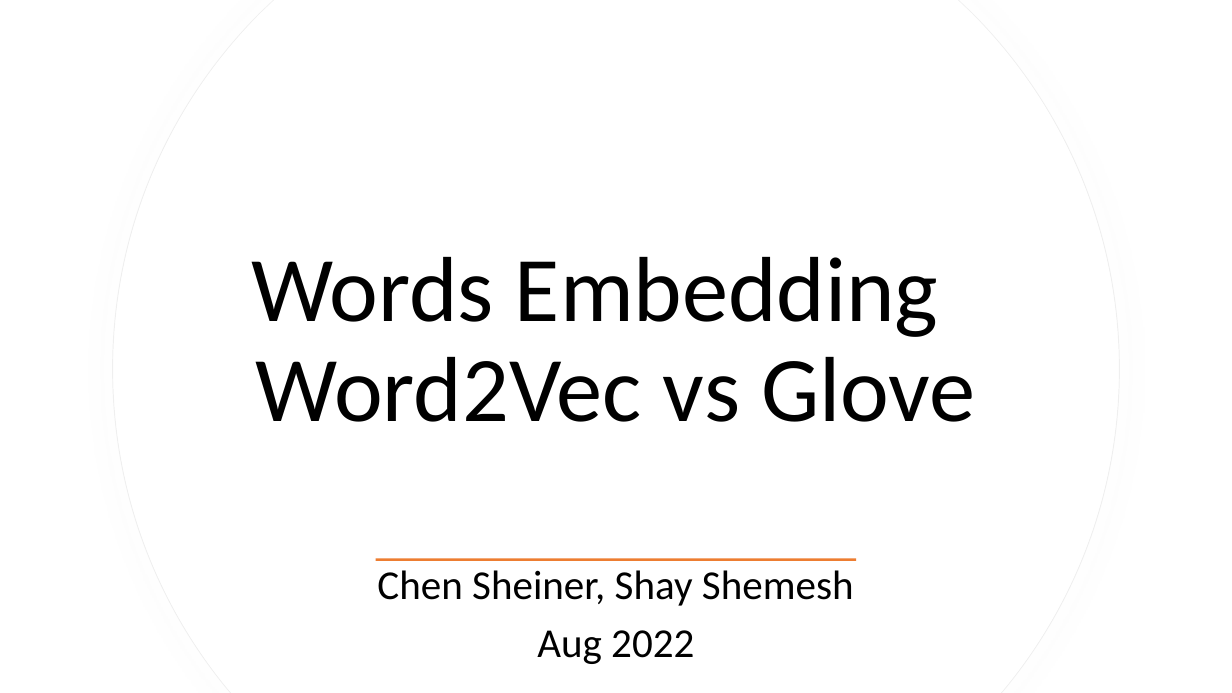
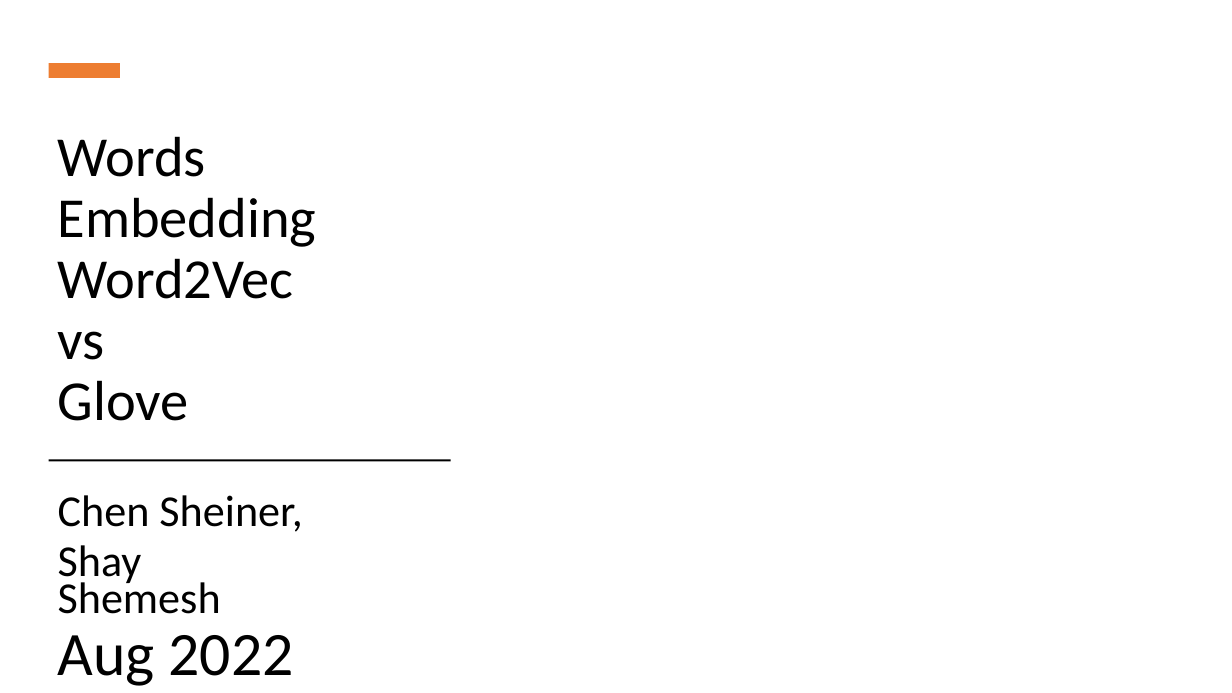
Before and after one commit to chensh3/word2vec_vs_glove, a slide deck: slide 1 of mid_term.pptx. Drawn at 1232x693 pixels with LibreOffice and Linux fonts; fonts in the diff are those of the drawing. Boxes give left, top, right and bottom in pixels: in the first picture for what was removed or moved away, otherwise in the second. Text is boxed around its words. In the diff, an @@ line names an element or a change of style, - is before the commit and + after.

```diff
--- a/mid_term.pptx
+++ b/mid_term.pptx
@@ rectangle added at [0, 0, 944, 693], fill gradient #FFFFFF @@
@@ freeform shape removed at [113, 0, 1120, 693] @@
@@ freeform shape removed at [114, 0, 1119, 693] @@
@@ rectangle added at [49, 63, 120, 78], fill #ED7D31 @@
@@ title "Words Embedding Word2Vec vs Glove": place and size @@
-title "Words Embedding Word2Vec vs Glove" at [251, 257, 975, 422]
+title "Words Embedding Word2Vec vs Glove" at [58, 136, 317, 421]
@@ title "Words Embedding Word2Vec vs Glove" at [58, 136, 317, 421]: size 72 to 44 pt; alignment centre to left; vertical alignment middle to bottom @@
@@ rectangle added at [49, 459, 451, 461], fill #000000 @@
@@ subtitle "Chen Sheiner,": place and size @@
-subtitle "Chen Sheiner," at [377, 570, 854, 664]
+subtitle "Chen Sheiner," at [58, 495, 302, 686]
@@ subtitle "Chen Sheiner," at [58, 495, 302, 686]: vertical alignment middle to top @@
@@ subtitle at [58, 495, 302, 614]: text changed; size 32 to 34.4 pt @@
-Chen Sheiner, Shay Shemesh
+Chen Sheiner,
+Shay Shemesh
@@ rectangle removed at [376, 558, 857, 561] @@
@@ subtitle at [58, 635, 294, 686]: size 32 to 48.1 pt in "Aug 2022"; alignment centre to left; line spacing 0.9 to 0.7 @@
```
Also in this commit, not shown: 4 other slides changed, 6 slides added, 5 slides removed, 7 other files.
